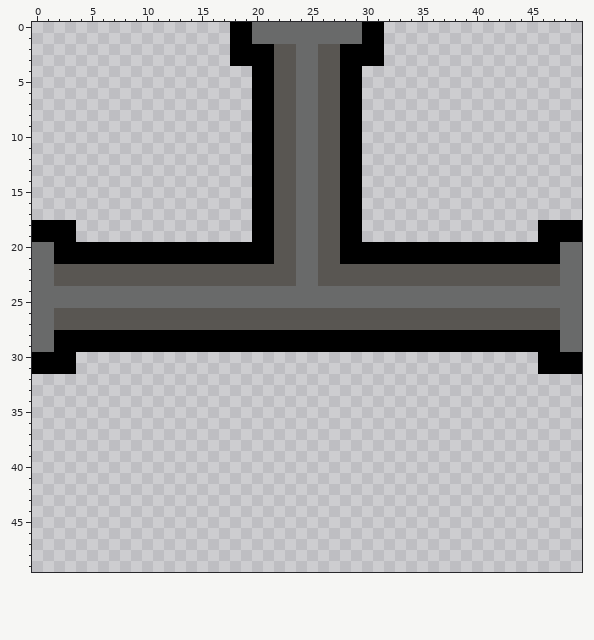
File history of a pixel-art file, sprites/pipe.aseprite. The picture above was drawn from the file before the commit.
50x50 pixels, 1 frame.
The result:
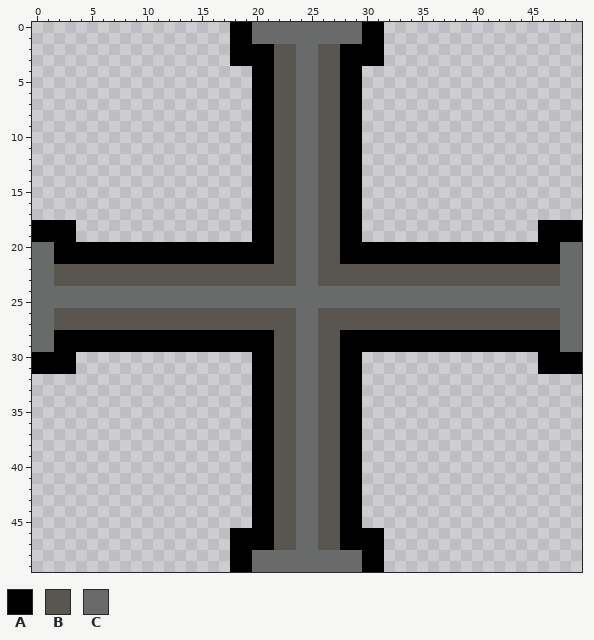
Palette (. is transparent): A #000000  B #595652  C #696a6a
From old to new:
@@ x 16..33 @@
 25 CCCCCCCCCCCCCCCCCC
-26 BBBBBBBBBBBBBBBBBB
-27 BBBBBBBBBBBBBBBBBB
-28 AAAAAAAAAAAAAAAAAA
-29 AAAAAAAAAAAAAAAAAA
-30 ..................
-31 ..................
-32 ..................
-33 ..................
-34 ..................
-35 ..................
-36 ..................
-37 ..................
-38 ..................
-39 ..................
-40 ..................
-41 ..................
-42 ..................
-43 ..................
-44 ..................
-45 ..................
-46 ..................
-47 ..................
-48 ..................
-49 ..................
+26 BBBBBBBBCCBBBBBBBB
+27 BBBBBBBBCCBBBBBBBB
+28 AAAAAABBCCBBAAAAAA
+29 AAAAAABBCCBBAAAAAA
+30 ....AABBCCBBAA....
+31 ....AABBCCBBAA....
+32 ....AABBCCBBAA....
+33 ....AABBCCBBAA....
+34 ....AABBCCBBAA....
+35 ....AABBCCBBAA....
+36 ....AABBCCBBAA....
+37 ....AABBCCBBAA....
+38 ....AABBCCBBAA....
+39 ....AABBCCBBAA....
+40 ....AABBCCBBAA....
+41 ....AABBCCBBAA....
+42 ....AABBCCBBAA....
+43 ....AABBCCBBAA....
+44 ....AABBCCBBAA....
+45 ....AABBCCBBAA....
+46 ..AAAABBCCBBAAAA..
+47 ..AAAABBCCBBAAAA..
+48 ..AACCCCCCCCCCAA..
+49 ..AACCCCCCCCCCAA..
Pixel boxes of the changes (left, top, right, bottom) in both pictures:
changed: (230, 308, 384, 572)
